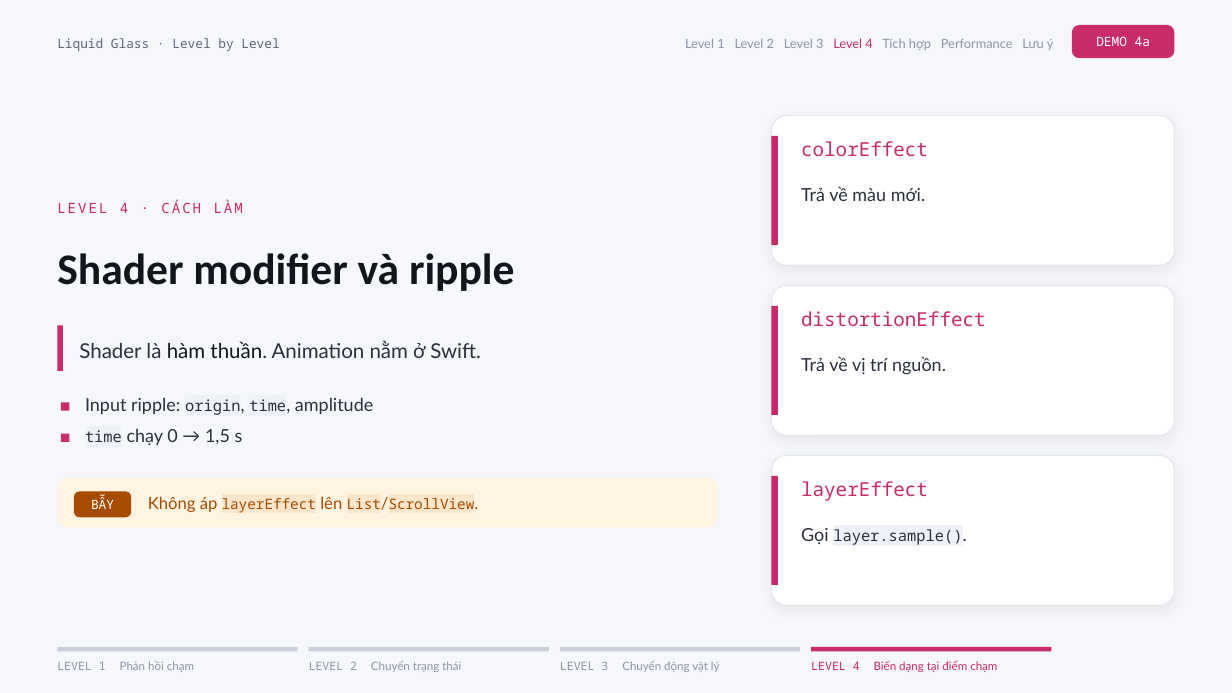
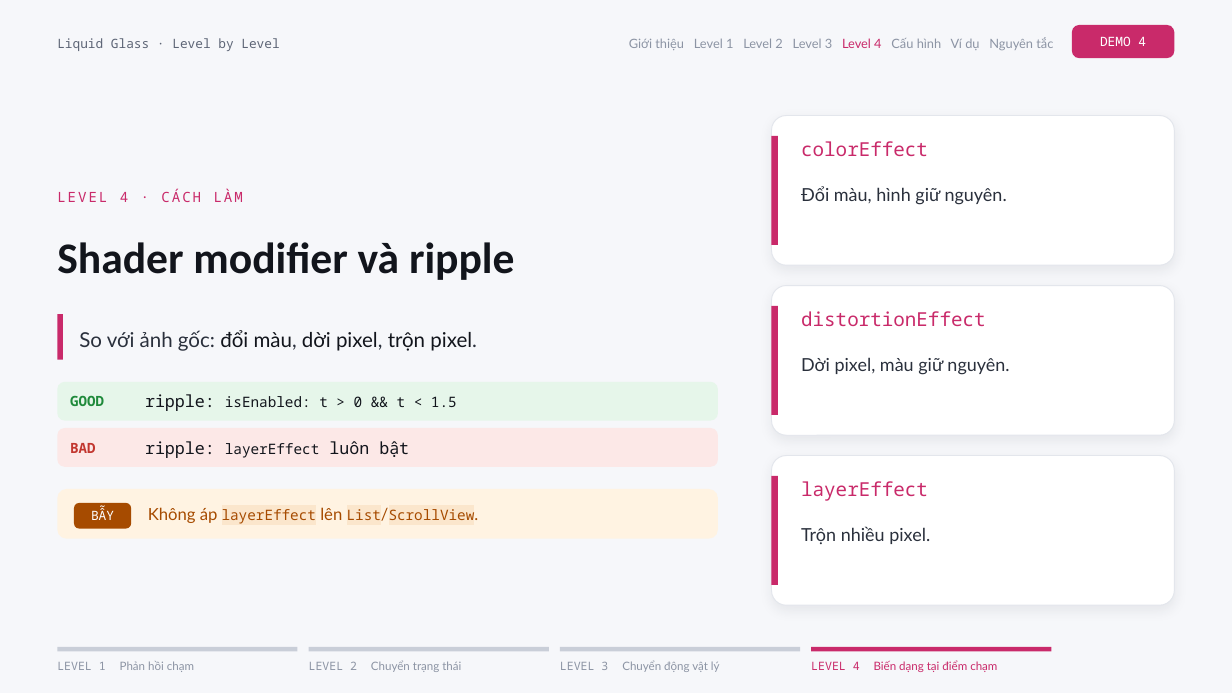
Before and after one commit to matech03/workshop-liquid-glass, a slide deck: slide 12 of slides/Trai-nghiem-Liquid-Glass.pptx. Drawn at 1232x693 pixels with LibreOffice and Linux fonts; fonts in the diff are those of the drawing. Boxes give left, top, right and bottom in pixels: in the first picture for what was removed or moved away, otherwise in the second. Text is boxed around its words. In the diff, an @@ line names an element or a change of style, - is before the commit and + after.

```diff
--- a/slides/Trai-nghiem-Liquid-Glass.pptx
+++ b/slides/Trai-nghiem-Liquid-Glass.pptx
@@ text at box(629, 37, 1053, 50): text changed @@
-Level 1 Level 2 Level 3 Level 4 Tích hợp Performance Lưu ý
+Giới thiệu Level 1 Level 2 Level 3 Level 4 Cấu hình Ví dụ Nguyên tắc
@@ text at box(1100, 36, 1146, 46): text changed @@
-DEMO 4a
+DEMO 4
@@ text at box(801, 186, 1007, 205): text changed @@
-Trả về màu mới.
+Đổi màu, hình giữ nguyên.
@@ 2 texts, 1 rectangle: place and size @@
-2 texts, 1 rectangle at box(57, 200, 515, 371)
+2 texts, 1 rectangle at box(57, 188, 515, 360)
@@ text removed at box(79, 341, 481, 358) @@
-Shader là hàm thuần. Animation nằm ở Swift.
@@ text added at box(79, 330, 477, 351), 16 pt, text #12151C @@
+So với ảnh gốc: đổi màu, dời pixel, trộn pixel.
@@ text at box(801, 357, 1009, 375): text changed @@
-Trả về vị trí nguồn.
+Dời pixel, màu giữ nguyên.
@@ rounded rectangle added at box(57, 382, 718, 421), fill #E6F6EA @@
@@ text "ripple: isEnabled: t > 0 ..." at box(145, 394, 457, 411): vertical alignment top to middle @@
@@ rectangle removed at box(61, 403, 69, 411) @@
@@ text added at box(70, 395, 104, 406), 11 pt, text #1F8A3B, bold @@
+GOOD
@@ text removed at box(85, 397, 373, 415) @@
-Input ripple: origin, time, amplitude
@@ text at box(145, 394, 457, 411): text changed; size 14 to 11.2 pt; font Lato to Noto Sans Mono; text colour #2A303C to #12151C @@
-time chạy 0 → 1,5 s
+ripple: isEnabled: t > 0 && t < 1.5
@@ rounded rectangle added at box(57, 428, 718, 467), fill #FCE8E7 @@
@@ rectangle removed at box(61, 433, 69, 442) @@
@@ text added at box(70, 443, 95, 453), 11 pt, text #C2362F, bold @@
+BAD
@@ text added at box(145, 441, 409, 458), 13 pt, text #12151C @@
+ripple: layerEffect luôn bật
@@ 2 texts, 2 rounded rectangles: place and size @@
-2 texts, 2 rounded rectangles at box(57, 478, 718, 528)
+2 texts, 2 rounded rectangles at box(57, 489, 718, 539)
@@ text at box(801, 526, 930, 544): text changed; size 12 to 14 pt; font Noto Sans Mono to Lato @@
-Gọi layer.sample().
+Trộn nhiều pixel.
```
Also in this commit, not shown: 11 other slides changed, 6 slides added, 5 slides removed, 51 other files.
